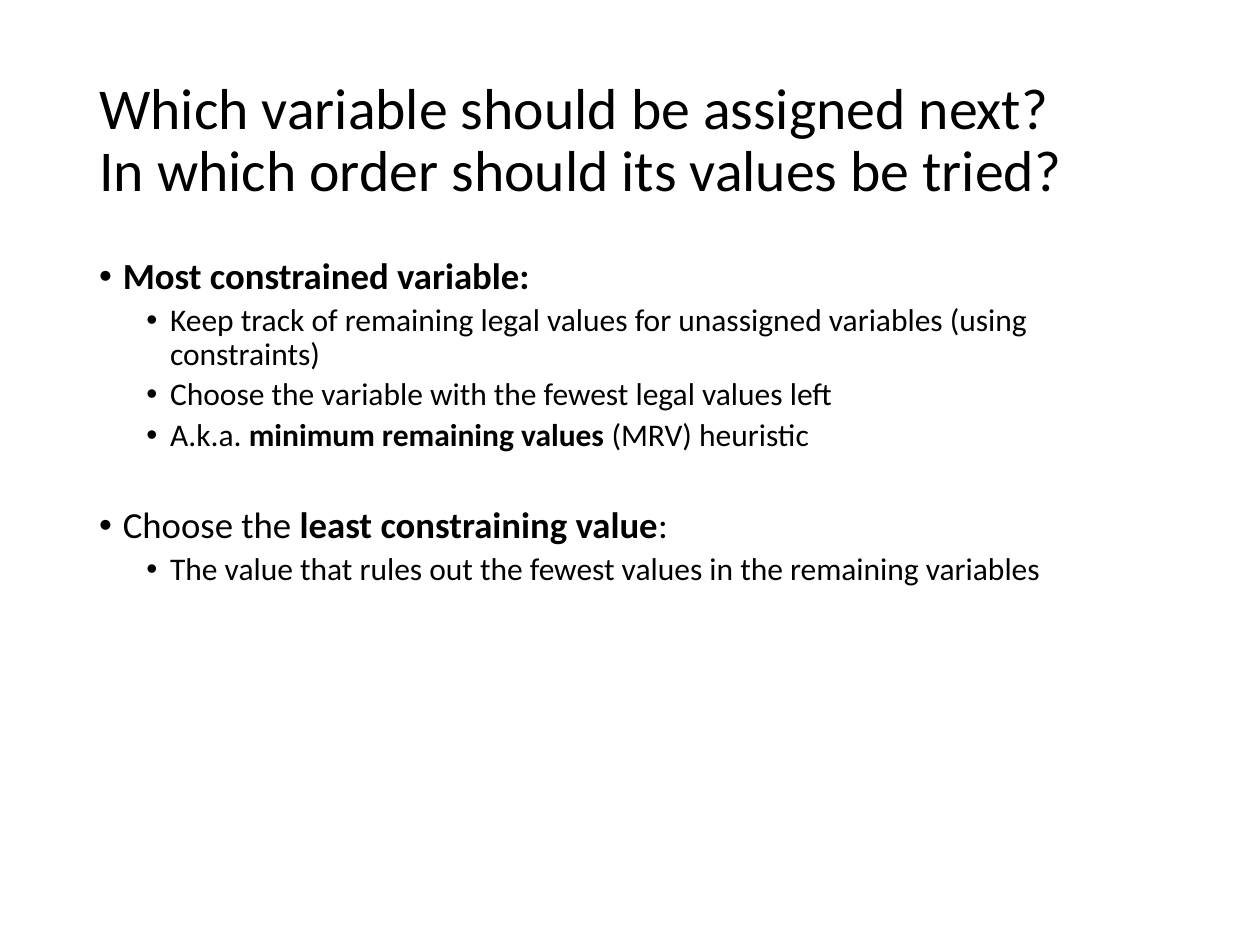
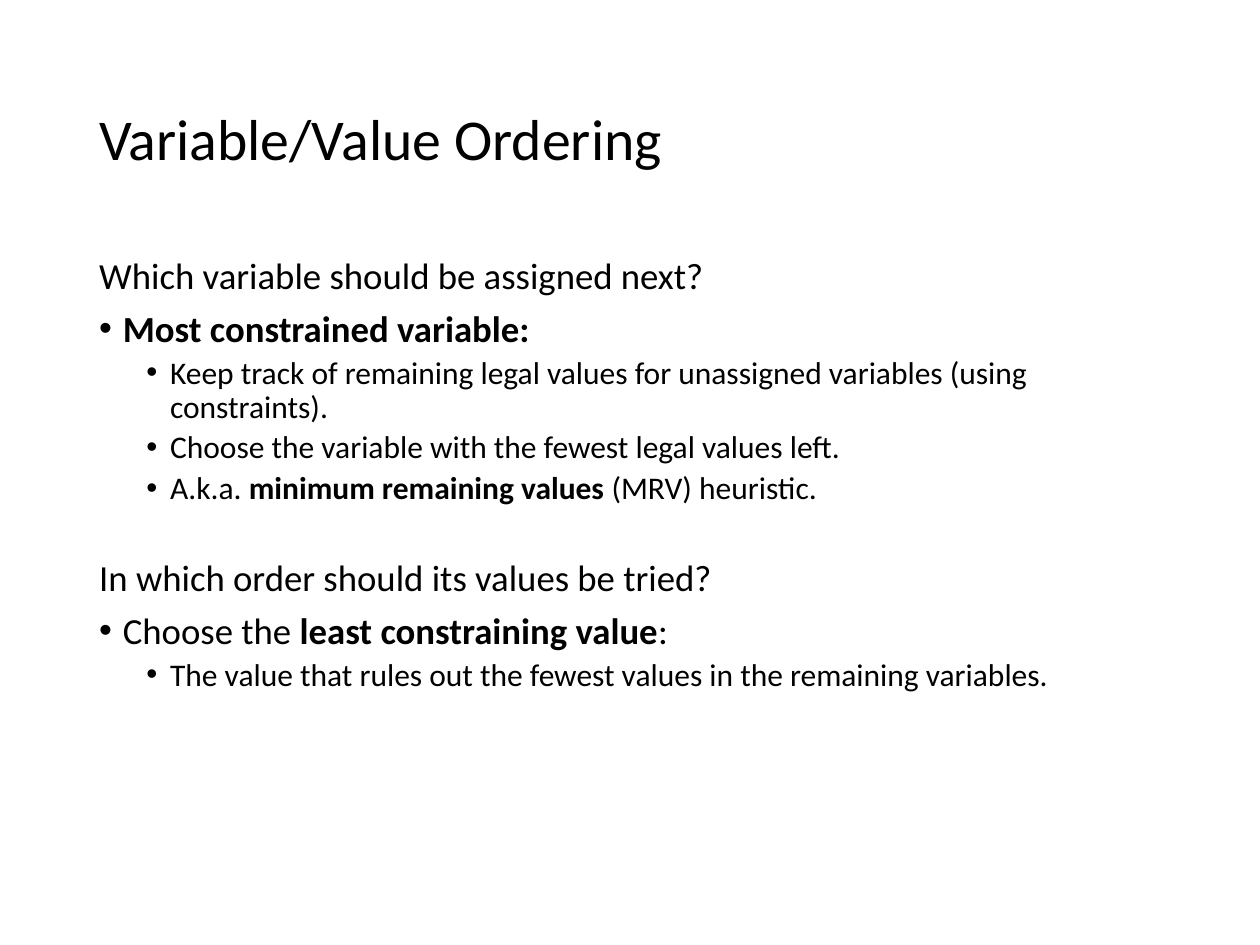
Before and after one commit to mhahsler/CS7320-AI, a slide deck: slide 15 of slides/06_CSP.pptx. Drawn at 1260x945 pixels with LibreOffice and Linux fonts; fonts in the diff are those of the drawing. Boxes give left, top, right and bottom in pixels: in the first picture for what was removed or moved away, otherwise in the second. Text is boxed around its words. In the diff, an @@ line names an element or a change of style, - is before the commit and + after.

```diff
--- a/slides/06_CSP.pptx
+++ b/slides/06_CSP.pptx
@@ title at (x1=99, y1=120, x2=661, y2=170): text changed @@
-Which variable should be assigned next?
-In which order should its values be tried?
+Variable/Value Ordering
@@ text at (x1=99, y1=263, x2=703, y2=296): paragraph added @@
+Which variable should be assigned next?
@@ text at (x1=99, y1=361, x2=1027, y2=592): text changed @@
-  • Keep track of remaining legal values for unassigned variables (using constraints)
-  • Choose the variable with the fewest legal values left
-  • A.k.a. minimum remaining values (MRV) heuristic
+  • Keep track of remaining legal values for unassigned variables (using constraints).
+  • Choose the variable with the fewest legal values left.
+  • A.k.a. minimum remaining values (MRV) heuristic.
+In which order should its values be tried?
@@ text at (x1=170, y1=664, x2=1048, y2=692): text changed @@
-  • The value that rules out the fewest values in the remaining variables
+  • The value that rules out the fewest values in the remaining variables.
```
Also in this commit, not shown: 11 other slides changed, 1 other file.
